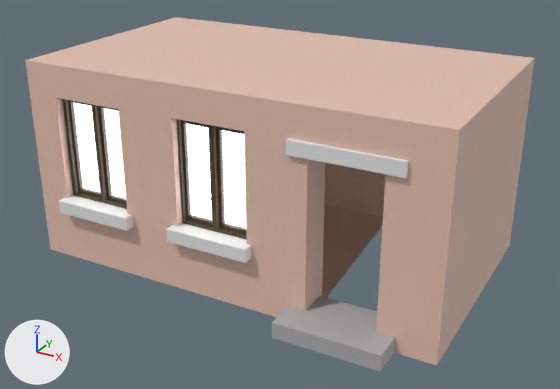
The FBX model Assets/Assets/Walls/Walls/Building_08_Door.fbx: old version first, new version second.
Rendered twice from a camera (50 mm lens) standing at (8.35, -7.73, 5.57) and looking at (3.3, 1.46, 0.97). The lights are fixed; the arrows at lower left show +X, +Y and +Z. Where no turn or scale is listed for an object, it has been applied to the vertices.

Objects in the first picture: 'Building_08_Door'.
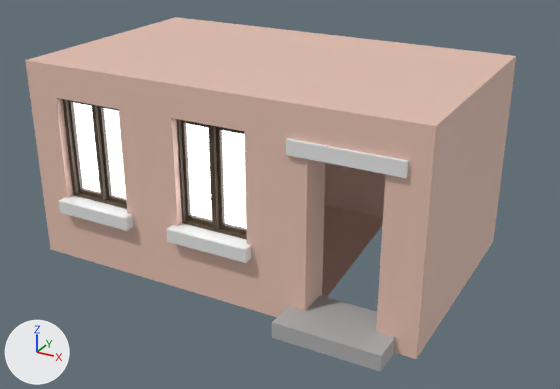
Boxes [x1, y1, x2, y2] around the edits, measured in the pictures (560 x 389 px; the box of a moved part takes in the faces that stretch with it):
'Building_08_Door', reshaped
    before: [25, 17, 535, 372]
    after: [25, 17, 516, 372]
part 1 of me_scene_011, moved or reshaped
    before: [233, 37, 535, 365]
    after: [233, 37, 516, 359]

Diff of the bpy script that builds the scene:
```diff
--- a/Assets/Assets/Walls/Walls/Building_08_Door.fbx.py
+++ b/Assets/Assets/Walls/Walls/Building_08_Door.fbx.py
@@ me_scene_011 @@
 me_scene_011.from_pydata(...)  # 1676 vertices, 1477 faces; spans x 0.0..6.26, y -0.44..3.6, z -0.1..2.9
 # used by ob_building_08_door; location = (0.0, 0.0, 0.0)
 # before: 829 (6.26, 0.0, -0.1) at pixel (436, 365), 833 (6.26, 0.0, 2.9) at pixel (459, 130), 1658 (6.26, 3.6, -0.1) at pixel (509, 245), 1660 (6.26, 3.6, 2.9) at pixel (534, 58)
+# me_scene_011 part 1
+for i in [829, 833, 1658, 1660]: me_scene_011.vertices[i].co += Vector((-0.26, 0.0, 0.0))
 me_scene_011.materials.append(mat_m_concretewhite)
```
